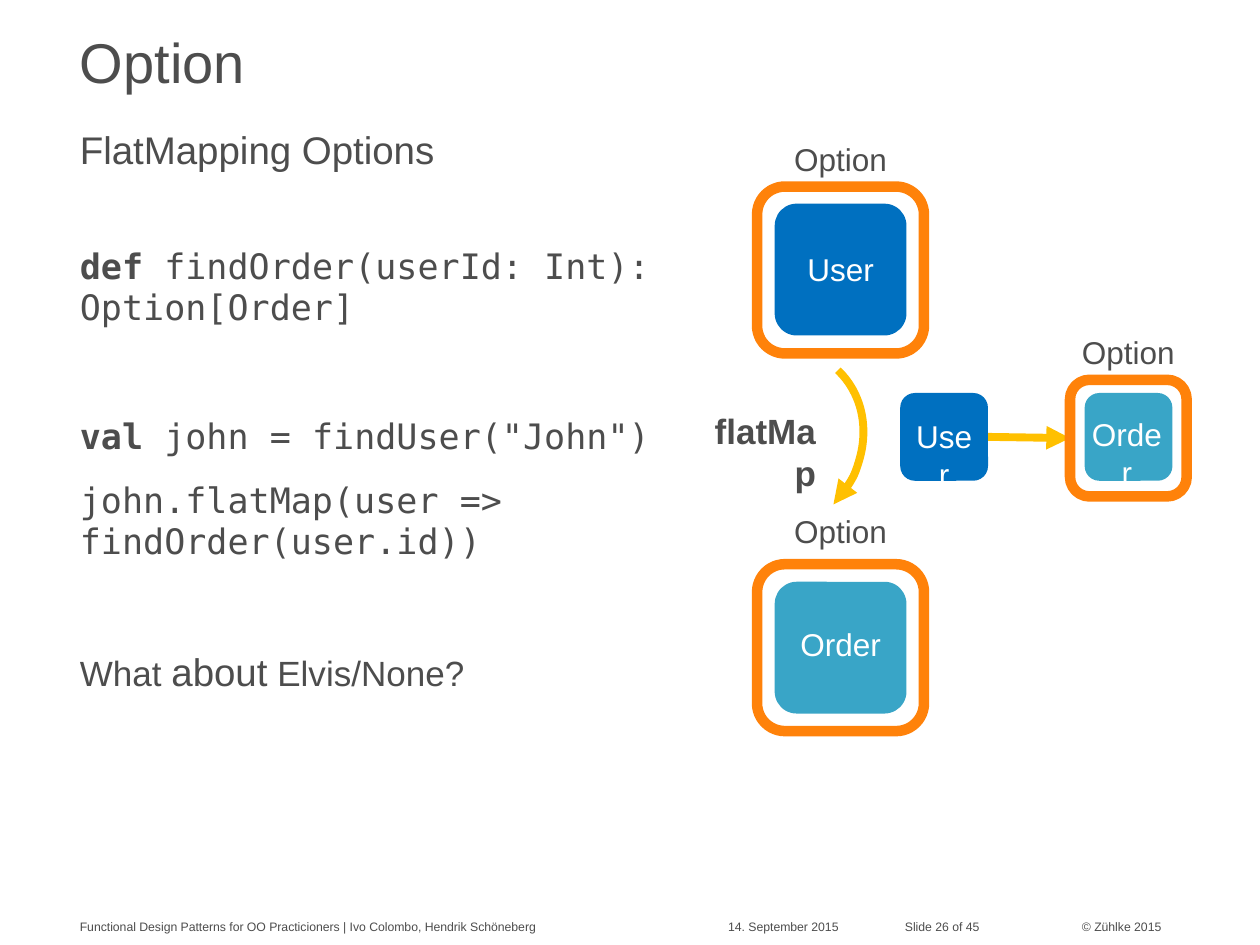
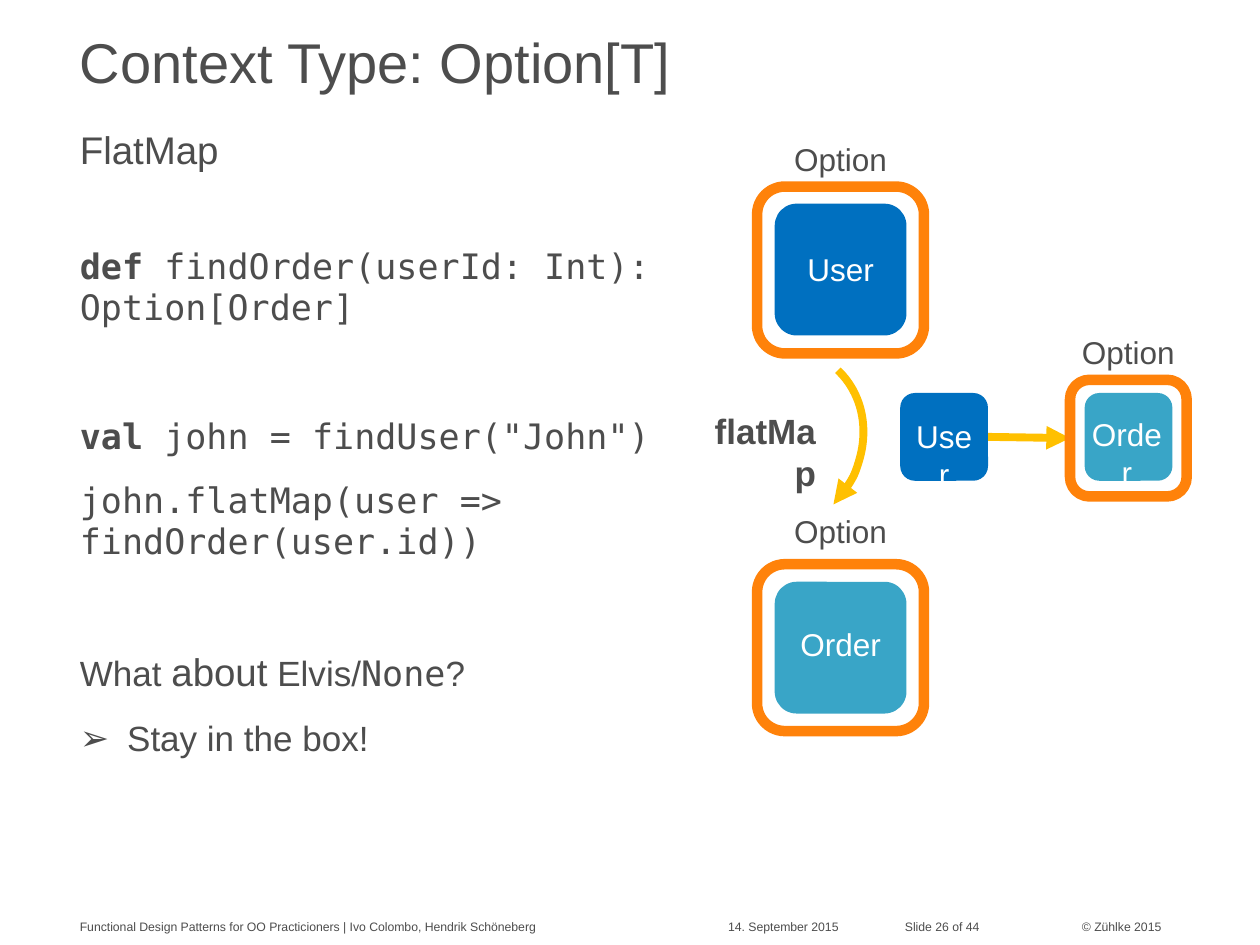
Before and after one commit to aax/zdays-fp-patterns, a slide deck: slide 26 of Functional Design Patterns for OO Practitioners.pptx. Drawn at 1260x945 pixels with LibreOffice and Linux fonts; fonts in the diff are those of the drawing. Boxes give left, top, right and bottom in pixels: in the first picture for what was removed or moved away, otherwise in the second. Text is boxed around its words. In the diff, an @@ line names an element or a change of style, - is before the commit and + after.

```diff
--- a/Functional Design Patterns for OO Practitioners.pptx
+++ b/Functional Design Patterns for OO Practitioners.pptx
@@ title at (80, 42, 670, 93): text changed @@
-Option
+Context Type: Option[T]
@@ text at (80, 136, 219, 172): text changed @@
-FlatMapping Options
+FlatMap
@@ text at (80, 658, 465, 687): font Arial to DejaVu Sans Mono in "Elvis/None?" @@
@@ text at (127, 725, 368, 758): paragraph added @@
+➢ Stay in the box!
@@ text at (905, 922, 980, 931): text changed @@
-Slide 26 of 45
+Slide 26 of 44
```
Also in this commit, not shown: 15 other slides changed, 1 slide removed, 2 other files.
